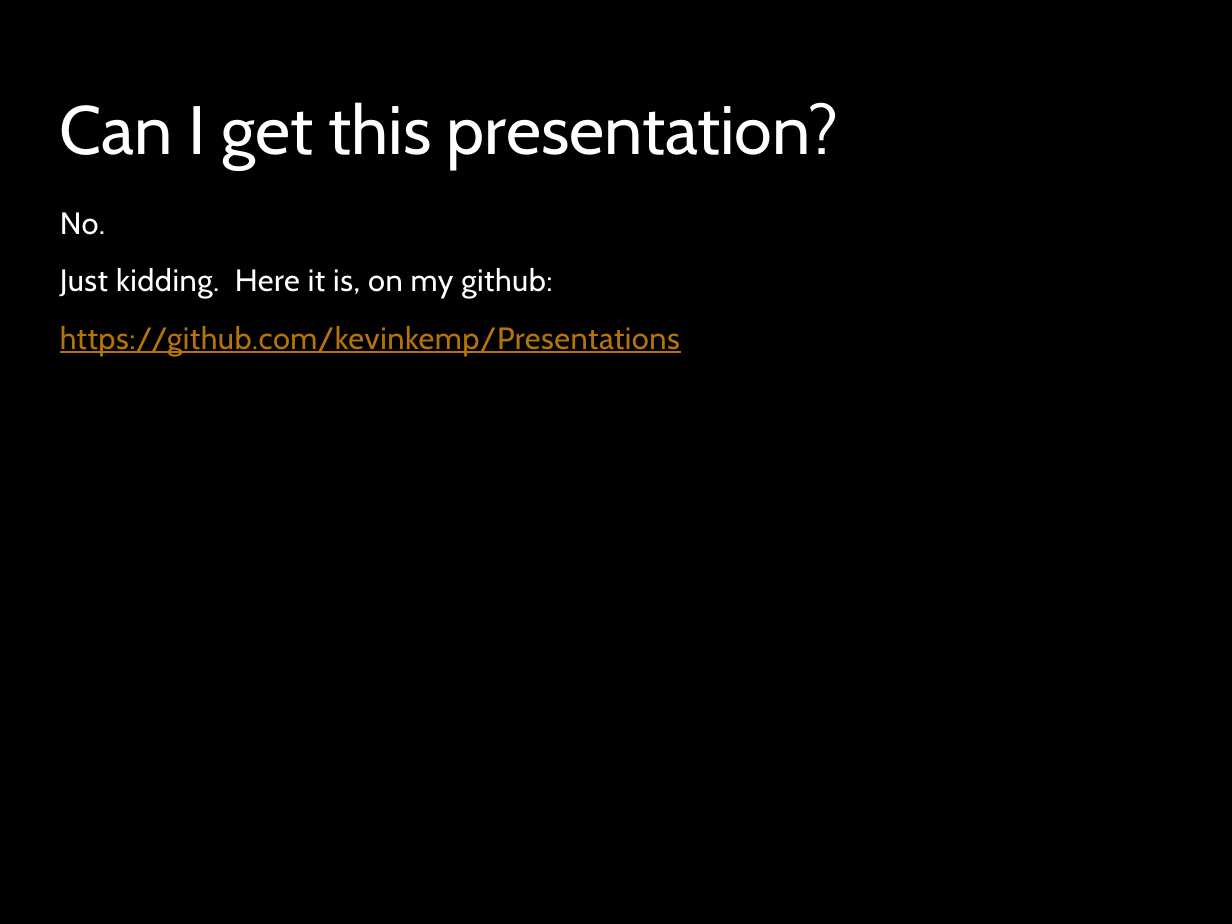
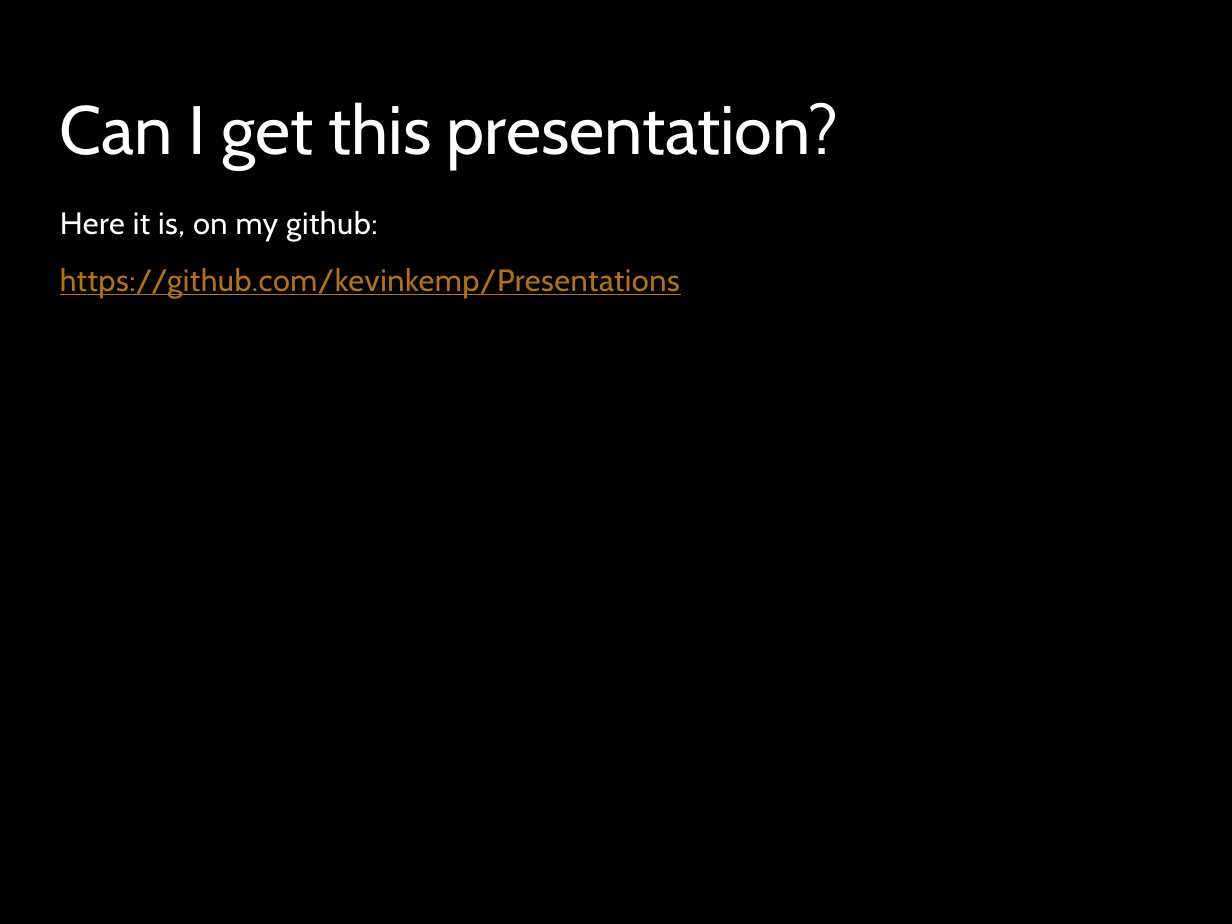
Before and after one commit to kevinkemp/Presentations, a slide deck: slide 13 of angularjs/AngularJS.pptx (slide 12 before the commit). Drawn at 1232x924 pixels with LibreOffice and Linux fonts; fonts in the diff are those of the drawing; background and template pictures are left out. Boxes give left, top, right and bottom in pixels: in the first picture for what was removed or moved away, otherwise in the second. Text is boxed around its words. In the diff, an @@ line names an element or a change of style, - is before the commit and + after.

```diff
--- a/angularjs/AngularJS.pptx
+++ b/angularjs/AngularJS.pptx
@@ text at [60,211,377,240]: text changed @@
-No.
-Just kidding. Here it is, on my github:
+Here it is, on my github:
```
Also in this commit, not shown: 7 other slides changed, 1 slide added.
